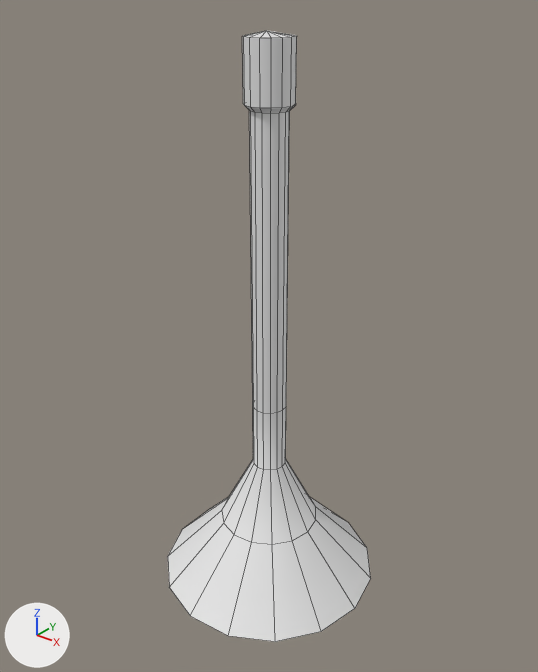
One commit to the OBJ model partyDarling/source/PartyDarling/assets/meshes/furniture/lamp_lampShaft_3.obj: the scene before it, then after it.
Camera for both pictures: a 50 mm lens placed at (1.49, -1.86, 2.18), pointed at (0.01, 0.0, 1.03). The lights are fixed; the arrows at lower left show +X, +Y and +Z. Mesh edges are drawn as thin lines. Where no turn or scale is listed for an object, it has been applied to the vertices.

The scene before the commit, as lines of its bpy script (objects in view):
```python
me_lamp_lampshaft_3 = bpy.data.meshes.new('lamp_lampShaft_3')
me_lamp_lampshaft_3.from_pydata(...)  # 106 vertices, 105 faces; spans x -0.41..0.43, y -0.42..0.42, z 0.0..2.03
ob_lamp_lampshaft_3 = bpy.data.objects.new('lamp_lampShaft_3', me_lamp_lampshaft_3)
ob_lamp_lampshaft_3.location = (0.0, 0.0, 0.0)
```
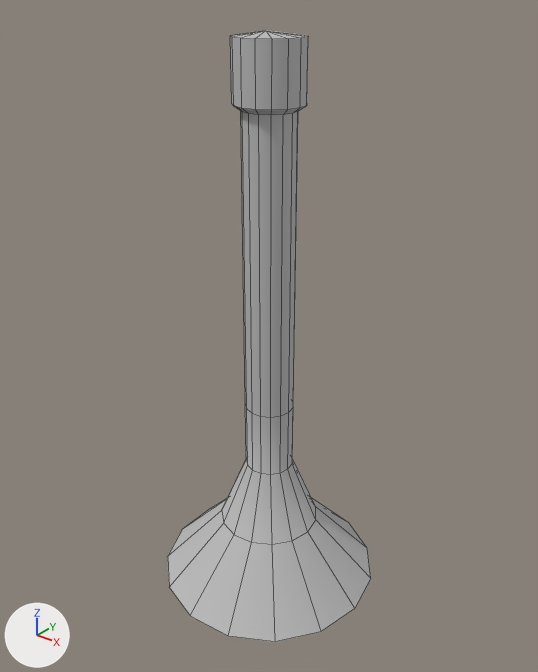
What the commit changed:
Material 'initialShadingGroup' (mat_initialshadinggroup) is new.
Its base color is (0.5, 0.5, 0.5) (grey #bcbcbc).
Its roughness is 1.0.
me_lamp_lampshaft_3 has 106 vertices, 105 faces and spans x -0.41..0.43, y -0.42..0.42, z 0.0..2.03.
me_lamp_lampshaft_3 is used by ob_lamp_lampshaft_3; location (0.0, 0.0, 0.0).
me_lamp_lampshaft_3 part 1: all 75 vertices in x -0.07..0.09, y -0.08..0.08, z 0.5..2.02 are scaled about their middle by (1.43, 1.43, 1).
me_lamp_lampshaft_3 now uses material mat_initialshadinggroup (grey #bcbcbc).

Pixel boxes [x1, y1, x2, y2] of what changed, in the pictures (538 x 672 px; the box of a moved part takes in the faces that stretch with it):
'lamp_lampShaft_3', recoloured, reshaped (white to grey): [168, 30, 371, 642] in both
part 1 of me_lamp_lampshaft_3, moved or reshaped: [222, 30, 316, 545] in both
